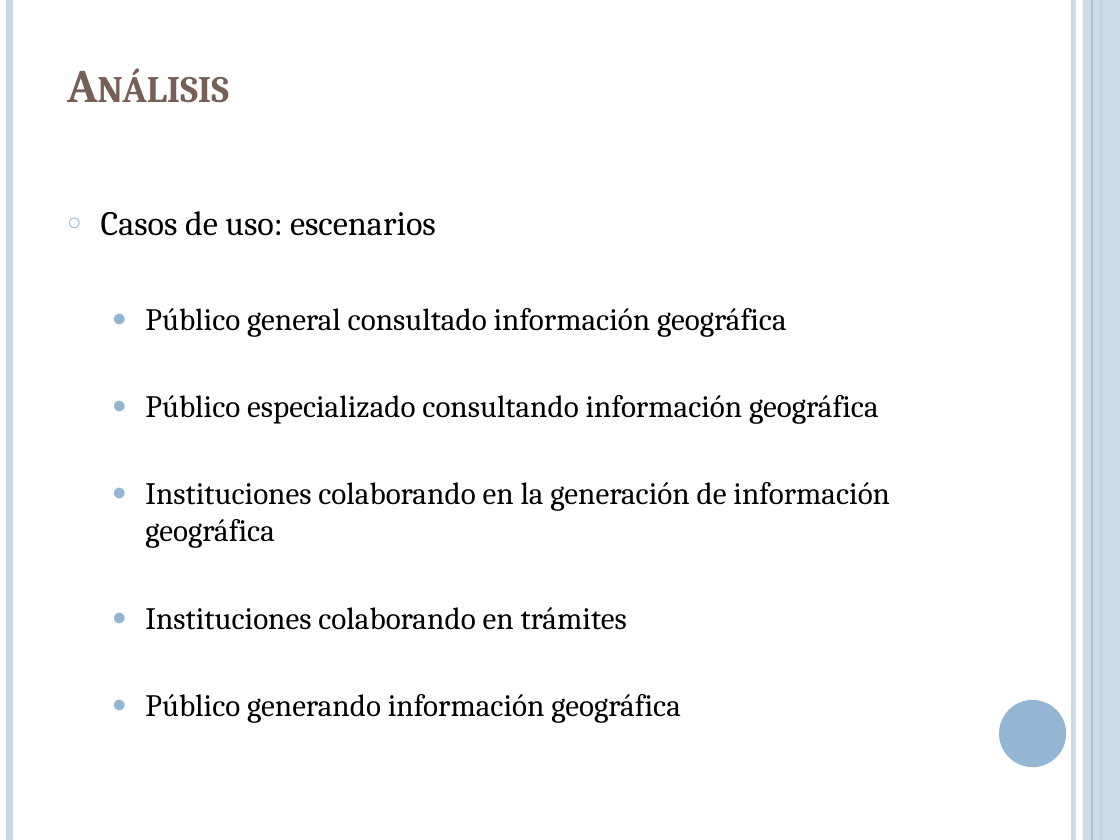
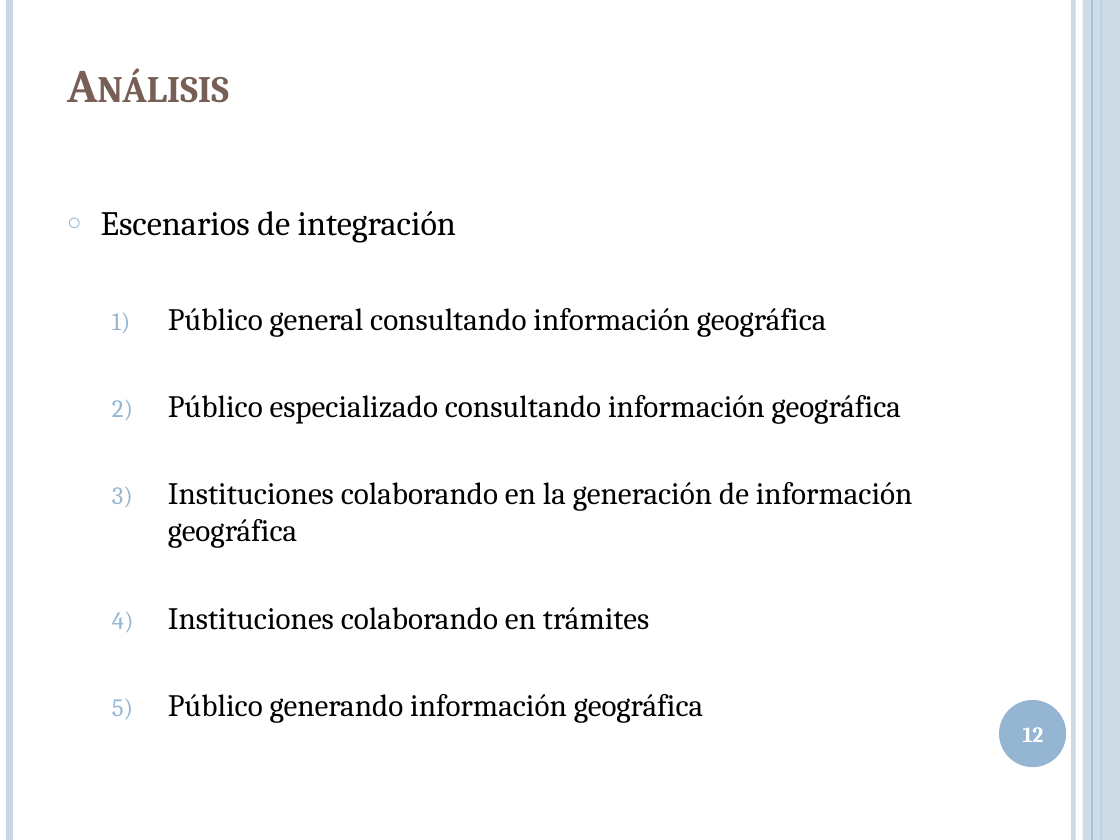
Before and after one commit to lcpaso1/integracion-gis-pge, a slide deck: slide 12 of Presentacion.pptx (slide 14 before the commit). Drawn at 1120x840 pixels with LibreOffice and Linux fonts; fonts in the diff are those of the drawing. Boxes give left, top, right and bottom in pixels: in the first picture for what was removed or moved away, otherwise in the second. Text is boxed around its words. In the diff, an @@ line names an element or a change of style, - is before the commit and + after.

```diff
--- a/Presentacion.pptx
+++ b/Presentacion.pptx
@@ text at <box>101,211,827,337</box>: text changed @@
-○ Casos de uso: escenarios
-  ● Público general consultado información geográfica
+○ Escenarios de integración
+  1) Público general consultando información geográfica
@@ text at <box>168,395,913,722</box>: bullet ● to 1) @@
@@ page number added at <box>1023,727,1044,742</box>, 14 pt, text #FFFFFF, bold @@
+12
```
Also in this commit, not shown: 24 other slides changed, 5 slides added, 4 slides removed.
